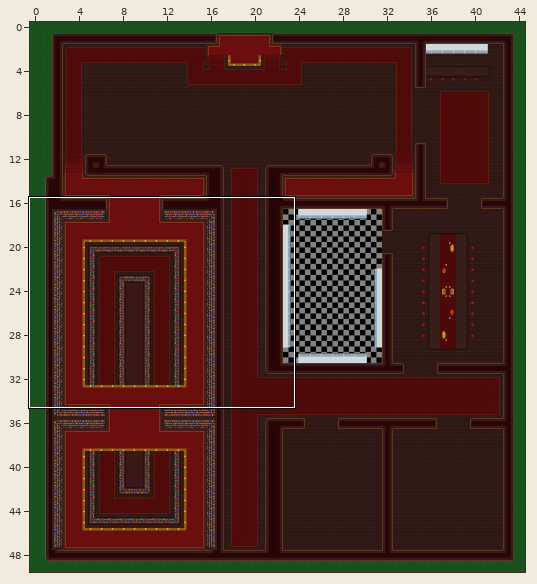
A Tiled map (JSON) gets an edit: assets/Maps/MansionMap.json. Above, an overview of the earlier version with the close-up marked.
Close-up. Old version:
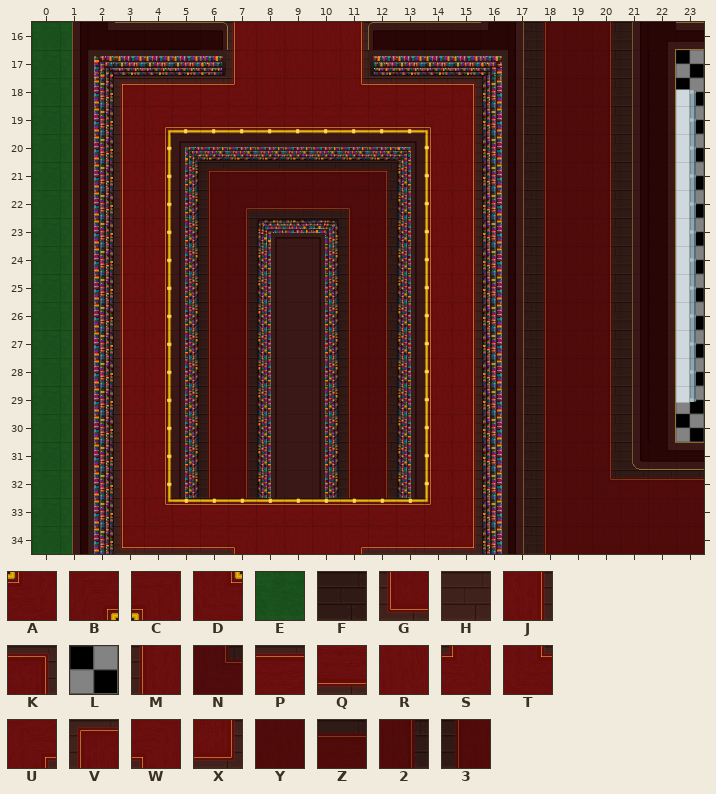
Cells are 64x64 px. Shown: x 0..23, y 16..34. The commit also changed other parts of the map, which this record leaves out.
Key: from "fence": A 2 "fenceCornerInner", B 2 turned 180 "fenceCornerInner", C 2 turned 270 "fenceCornerInner", D 2 turned 90 "fenceCornerInner"; from "grass": E 0 "grass01"; from "mansionTiles": F 0 "floorWood003", G 6 "floorRug012", H 9 "floorWood002", J 14 "floorRug002", K 15 "floorRug013", L 19 "floorChecker003", M 23 "floorRug002", N 25 "floorRug024", P 32 "floorRug003", Q 41 "floorRug004", R 50 "floorRug005", S 54 "floorRug006", T 55 "floorRug007", U 56 "floorRug008", V 57 "floorRug010", W 58 "floorRug009", X 59 "floorRug011", Y 60 "floorRug014", Z 64 "floorRug016", 2 65 "floorRug017", 3 66 "floorRug018".
_ is an empty cell, # one hidden under a higher layer.
Layers that did not change in this view are not listed.
Layer "ground" before, first column x 0:
16 _E####HMRRRJF####F3Y2F##
17 _EHHHHHMRRRJHHHHHF3Y2F##
18 _EHVPPPSRRRTPPPKHF3Y2F#L
19 _EHMBQQQQQQQQQCJHF3Y2F#L
20 _EHMJFFFFFFFFFMJHF3Y2F#L
21 _EHMJF_______FMJHF3Y2F#L
22 _EHMJF_______FMJHF3Y2F#L
23 _EHMJF__FFF__FMJHF3Y2F#L
24 _EHMJF__F_F__FMJHF3Y2F#L
25 _EHMJF__F_F__FMJHF3Y2F#L
26 _EHMJF__F_F__FMJHF3Y2F#L
27 _EHMJF__F_F__FMJHF3Y2F#L
28 _EHMJF__F_F__FMJHF3Y2F#L
29 _EHMJF__F_F__FMJHF3Y2F#L
30 _EHMJF__F_F__FMJHF3Y2F##
31 _EHMJF__F_F__FMJHF3Y2F##
32 _EHMJF__F_F__FMJHF3YNZZZ
33 _EHMDPPPPPPPPPAJHF3YYYYY
34 _EHGQQQWRRRUQQQXHF3YYYYY
The result:
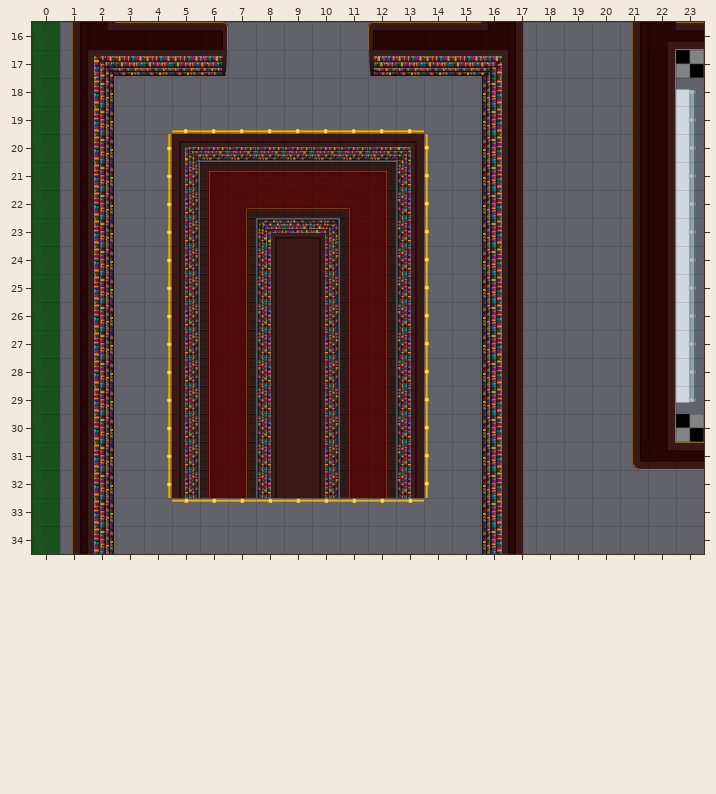
Author's note on the commit: fixed grass spot
The exact change:
{"where": "layer \"ground\" (now hidden)"}
{"y":16,"x":1,"old":"E","new":"_"}
{"y":16,"x":7,"old":"MRRRJ","new":"_____"}
{"y":16,"x":17,"old":"F3Y2F","new":"_____"}
{"y":17,"x":1,"old":"E","new":"_"}
{"y":17,"x":3,"old":"HHHHMRRRJHHHH","new":"_____________"}
{"y":17,"x":17,"old":"F3Y2F","new":"_____"}
{"y":18,"x":1,"old":"EHVPPPSRRRTPPPKHF3Y2F","new":"_____________________"}
{"y":18,"x":23,"old":"L","new":"_"}
{"y":19,"x":1,"old":"EHMBQQQQQQQQQCJHF3Y2F","new":"_____________________"}
{"y":19,"x":23,"old":"L","new":"_"}
{"y":20,"x":1,"old":"EHMJ","new":"____"}
{"y":20,"x":6,"old":"FFFFFFF","new":"_______"}
{"y":20,"x":14,"old":"MJHF3Y2F","new":"________"}
{"y":20,"x":23,"old":"L","new":"_"}
{"y":21,"x":1,"old":"EHMJF","new":"_____"}
{"y":21,"x":13,"old":"FMJHF3Y2F","new":"_________"}
{"y":21,"x":23,"old":"L","new":"_"}
{"y":22,"x":1,"old":"EHMJF","new":"_____"}
{"y":22,"x":13,"old":"FMJHF3Y2F","new":"_________"}
{"y":22,"x":23,"old":"L","new":"_"}
{"y":23,"x":1,"old":"EHMJF","new":"_____"}
{"y":23,"x":8,"old":"FFF","new":"___"}
{"y":23,"x":13,"old":"FMJHF3Y2F","new":"_________"}
{"y":23,"x":23,"old":"L","new":"_"}
{"y":24,"x":1,"old":"EHMJF","new":"_____"}
{"y":24,"x":8,"old":"F","new":"_"}
{"y":24,"x":10,"old":"F","new":"_"}
{"y":24,"x":13,"old":"FMJHF3Y2F","new":"_________"}
{"y":24,"x":23,"old":"L","new":"_"}
{"y":25,"x":1,"old":"EHMJF","new":"_____"}
{"y":25,"x":8,"old":"F","new":"_"}
{"y":25,"x":10,"old":"F","new":"_"}
{"y":25,"x":13,"old":"FMJHF3Y2F","new":"_________"}
{"y":25,"x":23,"old":"L","new":"_"}
{"y":26,"x":1,"old":"EHMJF","new":"_____"}
{"y":26,"x":8,"old":"F","new":"_"}
{"y":26,"x":10,"old":"F","new":"_"}
{"y":26,"x":13,"old":"FMJHF3Y2F","new":"_________"}
{"y":26,"x":23,"old":"L","new":"_"}
{"y":27,"x":1,"old":"EHMJF","new":"_____"}
{"y":27,"x":8,"old":"F","new":"_"}
{"y":27,"x":10,"old":"F","new":"_"}
{"y":27,"x":13,"old":"FMJHF3Y2F","new":"_________"}
{"y":27,"x":23,"old":"L","new":"_"}
{"y":28,"x":1,"old":"EHMJF","new":"_____"}
{"y":28,"x":8,"old":"F","new":"_"}
{"y":28,"x":10,"old":"F","new":"_"}
{"y":28,"x":13,"old":"FMJHF3Y2F","new":"_________"}
{"y":28,"x":23,"old":"L","new":"_"}
{"y":29,"x":1,"old":"EHMJF","new":"_____"}
{"y":29,"x":8,"old":"F","new":"_"}
{"y":29,"x":10,"old":"F","new":"_"}
{"y":29,"x":13,"old":"FMJHF3Y2F","new":"_________"}
{"y":29,"x":23,"old":"L","new":"_"}
{"y":30,"x":1,"old":"EHMJF","new":"_____"}
{"y":30,"x":8,"old":"F","new":"_"}
{"y":30,"x":10,"old":"F","new":"_"}
{"y":30,"x":13,"old":"FMJHF3Y2F","new":"_________"}
{"y":31,"x":1,"old":"EHMJF","new":"_____"}
{"y":31,"x":8,"old":"F","new":"_"}
{"y":31,"x":10,"old":"F","new":"_"}
{"y":31,"x":13,"old":"FMJHF3Y2F","new":"_________"}
{"y":32,"x":1,"old":"EHMJF","new":"_____"}
{"y":32,"x":8,"old":"F","new":"_"}
{"y":32,"x":10,"old":"F","new":"_"}
{"y":32,"x":13,"old":"FMJHF3YNZZZ","new":"___________"}
{"y":33,"x":1,"old":"EHMDPPPPPPPPPAJHF3YYYYY","new":"_______________________"}
{"y":34,"x":1,"old":"EHGQQQWRRRUQQQXHF3YYYYY","new":"_______________________"}
